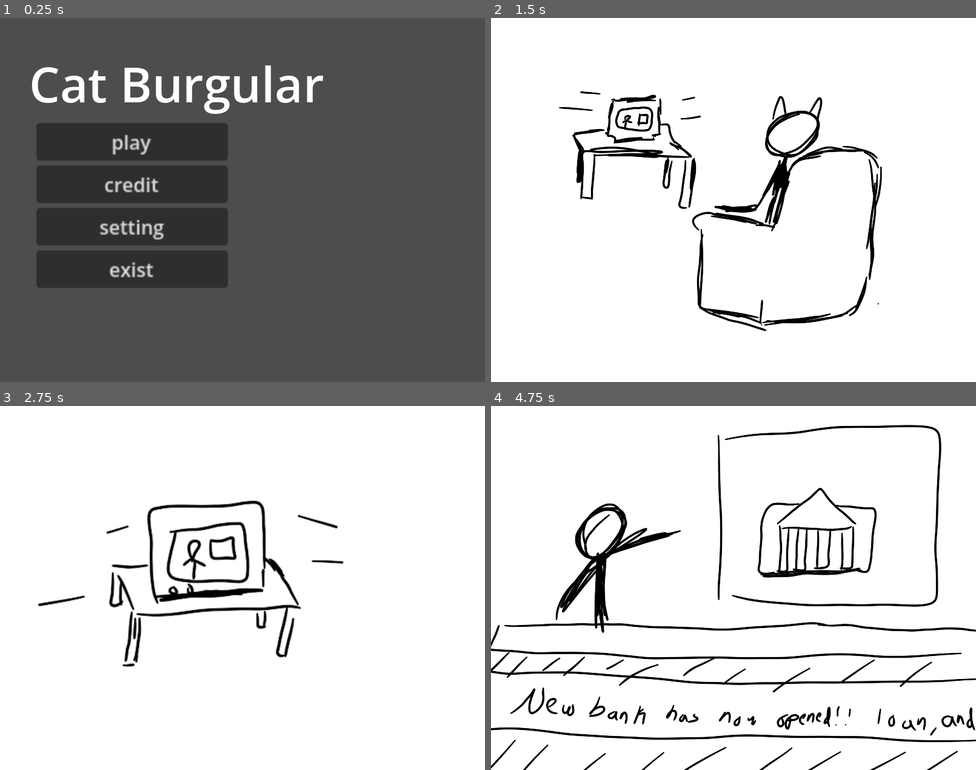
Above: before the commit, frames 1-4 (two rows, left to right).
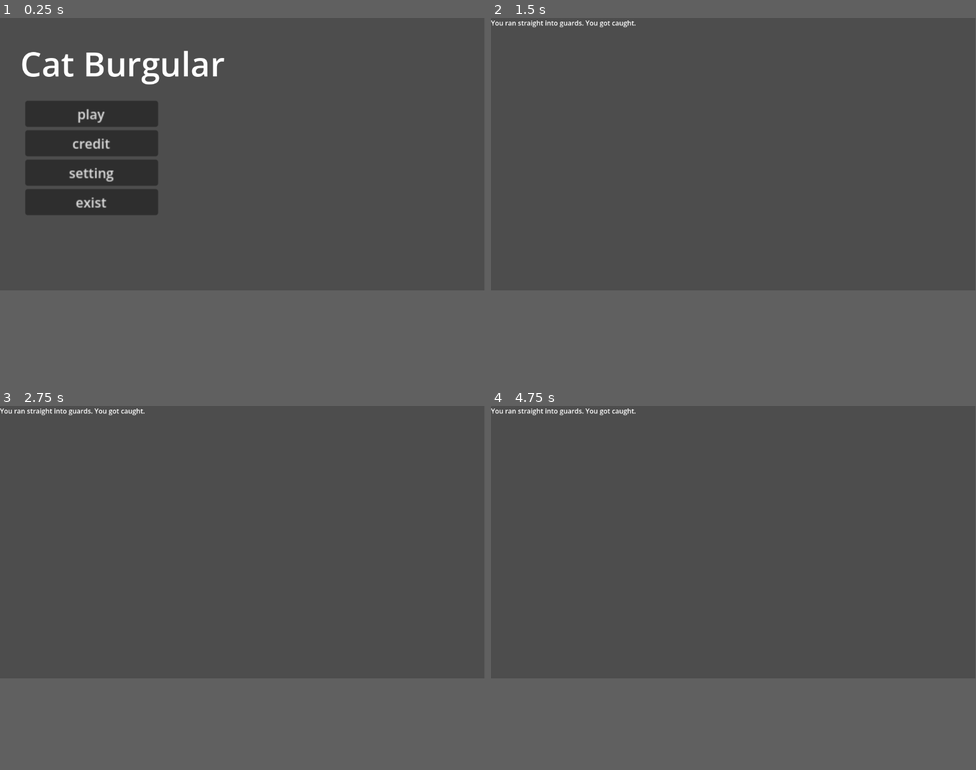
Above: after the commit, the same moments.

Repository: DagerDev/game-jamm
Game: Godot game, scene res://scenes/mainmenu/mainmenu.tscn
Same seed, same stepped clock (60 frames per second), same inputs: the game is played once before the commit and once after it. The engine's default icon, where the game draws it, is replaced by a stand-in: a white triangle on a blue panel in a dark square.
Inputs (mouse positions are in pixels of both pictures, inside the frame that each line leads up to):
- Up to frame 1 (0.25 s): no input
- Up to frame 2 (1.5 s): click "play" at 0.5 s; click (670, 200) at 1.25 s, where only the run after the commit has a clickable "Main Entrance"
- Up to frame 3 (2.75 s): tap Enter at 2 s
- Up to frame 4 (4.75 s): tap Space at 3.5 s; tap Enter at 4.25 s
In our replay, the window is 800x600 before the commit and 799x449 after it. These sizes can differ from the game's own. Grey fills any space a smaller window leaves; there, only what the larger window draws over its background counts as a difference.

The runs differ from the first frame. In frame 1, 17% of the frame differs, in the area x 4-67%, y 9-74%; in frame 2, 75%; in frame 3, 74%; in frame 4, 77%, in the area x 0-100%, y 0-100%.

Commit message:
clean choices ui, added storymanager

Diff:
--- a/project.godot
+++ b/project.godot
@@ -17,10 +17,6 @@
 
 [display]
 
-window/size/viewport_width=800
-window/size/viewport_height=600
-window/size/resizable=false
-window/stretch/aspect="ignore"
 window/main_scene="res://main.tscn"
 
 [physics]
--- a/scenes/main.tscn
+++ b/scenes/main.tscn
@@ -82,7 +82,6 @@
 grow_vertical = 2
 
 [node name="buttons" type="HBoxContainer" parent="CanvasLayer/Control/CenterContainer" unique_id=183987280]
-visible = false
 custom_minimum_size = Vector2(0, 150)
 layout_mode = 2
 theme_override_constants/separation = 19
@@ -92,12 +91,10 @@
 unique_name_in_owner = true
 layout_mode = 2
 flip_h = true
-button_text = "reject"
 
 [node name="Choice2" parent="CanvasLayer/Control/CenterContainer/buttons" unique_id=1665484643 instance=ExtResource("2_sugp2")]
 unique_name_in_owner = true
 layout_mode = 2
-button_text = "take"
 
 [node name="Choice3" parent="CanvasLayer/Control/CenterContainer/buttons" unique_id=124194489 instance=ExtResource("2_sugp2")]
 unique_name_in_owner = true
@@ -107,7 +104,14 @@
 unique_name_in_owner = true
 layout_mode = 2
 
+[node name="Label" type="Label" parent="CanvasLayer/Control" unique_id=900444622]
+layout_mode = 0
+offset_right = 40.0
+offset_bottom = 23.0
+text = "text"
+
 [node name="Animated" type="AnimatedSprite2D" parent="." unique_id=947954109]
+visible = false
 sprite_frames = SubResource("SpriteFrames_jscy8")
 animation = &"cs1"
 speed_scale = 0.1
--- /dev/null
+++ b/scenes/story.gd
@@ -0,0 +1,69 @@
+extends Node
+
+# Current active story node ID
+var current_id: String = "start"
+
+
+# Story graph (data-driven branching system)
+var nodes := {
+
+	"start": {
+		"text": "Where do you escape?",
+		"choices": [
+			{"text": "Main Entrance", "next": "fail_entrance"},
+			{"text": "Vent", "next": "vent_path"},
+			{"text": "Back Exit", "next": "back_exit"}
+		]
+	},
+
+	"fail_entrance": {
+		"text": "You ran straight into guards. You got caught.",
+		"choices": []
+	},
+
+	"vent_path": {
+		"text": "You crawl into the ventilation system.",
+		"choices": [
+			{"text": "Go left", "next": "trap_room"},
+			{"text": "Go right", "next": "control_room"}
+		]
+	},
+
+	"back_exit": {
+		"text": "You slip out through the back exit. Clean escape.",
+		"choices": []
+	},
+
+	"trap_room": {
+		"text": "It was a trap. You fall into a locked chamber.",
+		"choices": []
+	},
+
+	"control_room": {
+		"text": "You reach the control room and disable security.",
+		"choices": [
+			{"text": "Escape now", "next": "success"}
+		]
+	},
+
+	"success": {
+		"text": "You successfully escaped.",
+		"choices": []
+	}
+}
+
+
+# Get current node data
+func get_current() -> Dictionary:
+	return nodes.get(current_id, {})
+
+
+# Change story state
+func go_to(node_id: String) -> void:
+	if nodes.has(node_id):
+		current_id = node_id
+
+
+# Optional helper: reset story
+func reset() -> void:
+	current_id = "start"
--- a/scripts/control.gd
+++ b/scripts/control.gd
@@ -1,4 +1,6 @@
 extends Control
+
+var storymanager
 
 @onready var buttons = [
 	%Choice1,
@@ -7,22 +9,41 @@
 	%Choice4
 ]
 
-@export var text = [
-	"A",
-	"B",
-	"C",
-	"D"
-]
-
 var button_count = 4
 
-func update():
-	for i in range(buttons.size()):
-		buttons[i].button_text = text[i]
+func update_ui():
+	var node = storymanager.get_current()
+
+	$Label.text = node["text"]
+
+	var choices = node.get("choices", [])
 
 	for i in range(buttons.size()):
-		buttons[i].visible = i < button_count
 
-func _ready() -> void:
+		if i < choices.size():
+			buttons[i].visible = true
+			buttons[i].button_text = choices[i]["text"]
+		else:
+			buttons[i].visible = false
 
-	update()
+func _ready():
+	storymanager = preload("res://scenes/story.gd").new()
+	add_child(storymanager)
+	update_ui()
+	setup_buttons()
+
+func setup_buttons():
+	for index in range(buttons.size()):
+		buttons[index].pressed.connect(func(i=index):
+			on_choice_pressed(i)
+		)
+
+func on_choice_pressed(index):
+	var node = storymanager.get_current()
+	if index >= node["choices"].size():
+		return
+
+	var choice = node["choices"][index]
+
+	storymanager.go_to(choice["next"])
+	update_ui()
--- a/scripts/label.gd
+++ /dev/null
@@ -1,61 +0,0 @@
-extends Node2D
-
-@onready var changingLabel = $Scene_Text
-@onready var changingbutton = $Choice
-@onready var changingbutton1 = $Choice2
-@export var L : Label
-var hasPicked : bool = false
-var choice := 0
-
-#introduction
-var So_text_changing: = "So..."
-var intro_text: = "a mysterious guy asked you want 10k would you take it or pass it?"
-
-#results
-var rChoice1 := "you now have 10k"
-var rChoice2 := "you rejected bru why?"
-
-#if trys to change choice
-var r2Choice1 := "you already said yes you still have 10k!!"
-var r2Choice2 := "you already choosed you cant change it"
-
-#The scene for the text
-func Scene1():
-	changingbutton.hide()
-	changingbutton1.hide()
-	await get_tree().create_timer(2).timeout
-	changingLabel.text = So_text_changing
-	await get_tree().create_timer(2).timeout
-	changingLabel.text = intro_text
-	changingbutton.show()
-	changingbutton1.show()
-
-#when the game opens... it directs this cutscene
-func _ready():
-	Scene1()
-
-#the update Function
-func update():
-	if hasPicked:
-		if choice == 1:
-			L.text = r2Choice1
-		elif choice == 2:
-			L.text = r2Choice2
-	else:
-		if choice == 1:
-			L.text = rChoice1
-		elif choice == 2:
-			L.text = rChoice2
-
-	hasPicked = true
-
-func choice1() -> void:
-	if !hasPicked:
-		choice = 1
-	update()
-
-
-func choice2() -> void:
-	if !hasPicked:
-		choice = 2
-	update()
--- a/scripts/main.gd
+++ b/scripts/main.gd
@@ -4,8 +4,8 @@
 @onready var buttons = $CanvasLayer/Control/CenterContainer/buttons
 # Called when the node enters the scene tree for the first time.
 func _ready() -> void:
-	ani.play("cs1")
+	pass
 
 
 func animation_finished() -> void:
-	buttons.visible = 1
+	pass
Not shown, added: scenes/story.gd.uid
Not shown, removed: scripts/label.gd.uid
